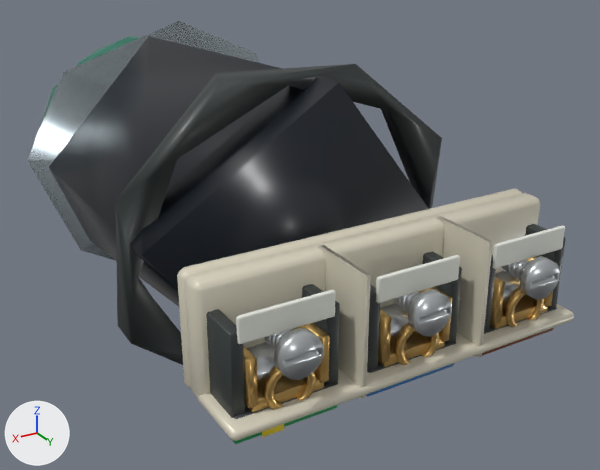
The glTF model lab/public/models/indicator_indicator.low.glb as it was, and as the next commit left it.
Before and after are seen from a camera (50 mm lens) standing at (0.393, 0.776, 0.664) and looking at (-0.052, 0.034, 0.294). The axes (+X, +Y, +Z) are drawn at lower left. The lights are the same throughout. The older version comes first. Where no turn or scale is listed for an object, it has been applied to the vertices. Vertices at exactly the same position are counted once.

The first picture shows 'Moulded terminal legend pad', 'Moulded terminal legend pad.001', 'Moulded terminal legend pad.002', 'Panel indicator retaining locknut', 'detail:terminal-clamp:N · Detail machined brass', 'detail:terminal-clamp:N · Detail zinc plated fixing', 'detail:terminal-clamp:PE · Detail machined brass', 'detail:terminal-clamp:PE · Detail moulded engineering polymer', 'detail:terminal-clamp:PE · Detail zinc plated fixing', 'node-2', 'node-3', 'part:terminals · Original 5a609f27' and 9 more.
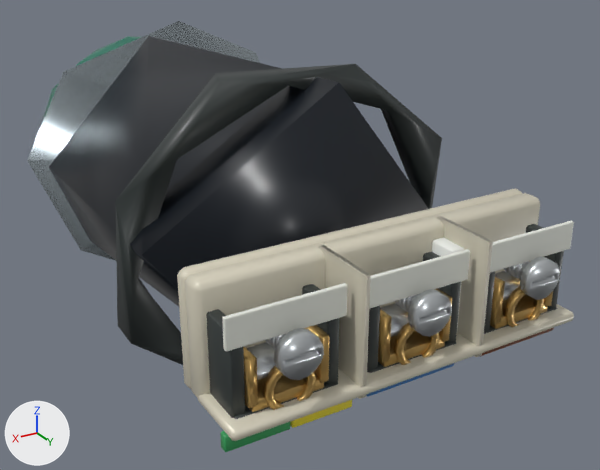
Not visible in the pictures: part 1 of me_cube_030.

What differs and where, as boxes (x1, y1, x2, y2) in the pictures (600 x 470 px; the box of a moved part takes in the faces that stretch with it):
'Moulded terminal legend pad.002', reshaped (25% wider, 23% taller): before (236, 289, 336, 344); after (222, 283, 347, 351)
'Moulded terminal legend pad.001', reshaped (20% wider, 24% taller): before (376, 255, 460, 303); after (369, 249, 470, 309)
'Moulded terminal legend pad', reshaped: before (492, 226, 565, 269); after (490, 221, 574, 273)
'Protective identification band', added (green): after (220, 422, 290, 452)
'Protective identification band.001', added (yellow): after (290, 400, 352, 428)
'Insulating alignment cheek', added: after (432, 238, 464, 329)
part 2 of me_cube_030, moved or reshaped: before (492, 228, 565, 269); after (490, 224, 573, 273)
part 3 of me_cube_030, moved or reshaped: before (492, 226, 565, 268); after (490, 221, 573, 271)
part 4 of me_cube_031, moved or reshaped: before (458, 255, 460, 275); after (467, 250, 470, 279)
part 5 of me_cube_031, moved or reshaped: before (377, 258, 459, 303); after (369, 252, 470, 309)
part 6 of me_cube_031, moved or reshaped: before (376, 255, 459, 302); after (370, 249, 470, 307)
part 7 of me_cube_032, moved or reshaped: before (332, 289, 336, 315); after (345, 283, 347, 315)
part 8 of me_cube_032, moved or reshaped: before (237, 293, 335, 344); after (225, 287, 347, 351)
part 9 of me_cube_032, moved or reshaped: before (236, 290, 335, 343); after (222, 283, 347, 350)

The change, as a list of edits to the scene's bpy script:
```text
Change me_cube_030:
    remove me_cube_030.from_pydata(...)  # 96 vertices, 188 faces; spans x -0.0414..0.0414, y -0.0022..0.0022, z -0.0112..0.0112
    add me_cube_030.from_pydata(...)  # 96 vertices, 188 faces; spans x -0.0522..0.0522, y -0.0022..0.0022, z -0.0137..0.0137
    me_cube_030 part 1: all 24 vertices in x -0.0414..-0.04, y -0.0022..0.0022, z 0.0097..0.0112 are moved by (-0.0108, 0.0, 0.0025)
    me_cube_030 part 2: all 24 vertices in x 0.04..0.0414, y -0.0022..0.0022, z -0.0112..-0.0097 are moved by (0.0108, 0.0, -0.0025)
    me_cube_030 part 3: all 24 vertices in x 0.04..0.0414, y -0.0022..0.0022, z 0.0097..0.0112 are moved by (0.0108, 0.0, 0.0025)
    other edits to the shape of me_cube_030 do not show in these pictures
Change me_cube_031:
    remove me_cube_031.from_pydata(...)  # 96 vertices, 188 faces; spans x -0.0414..0.0414, y -0.0022..0.0022, z -0.0112..0.0112
    add me_cube_031.from_pydata(...)  # 96 vertices, 188 faces; spans x -0.0522..0.0522, y -0.0022..0.0022, z -0.0137..0.0137
    me_cube_031 part 4: all 24 vertices in x -0.0414..-0.04, y -0.0022..0.0022, z 0.0097..0.0112 are moved by (-0.0108, 0.0, 0.0025)
    me_cube_031 part 5: all 24 vertices in x 0.04..0.0414, y -0.0022..0.0022, z -0.0112..-0.0097 are moved by (0.0108, 0.0, -0.0025)
    me_cube_031 part 6: all 24 vertices in x 0.04..0.0414, y -0.0022..0.0022, z 0.0097..0.0112 are moved by (0.0108, 0.0, 0.0025)
    other edits to the shape of me_cube_031 do not show in these pictures
Change me_cube_032:
    remove me_cube_032.from_pydata(...)  # 96 vertices, 188 faces; spans x -0.0414..0.0414, y -0.0022..0.0022, z -0.0112..0.0112
    add me_cube_032.from_pydata(...)  # 96 vertices, 188 faces; spans x -0.0522..0.0522, y -0.0022..0.0022, z -0.0137..0.0137
    me_cube_032 part 7: all 24 vertices in x -0.0414..-0.04, y -0.0022..0.0022, z 0.0097..0.0112 are moved by (-0.0108, 0.0, 0.0025)
    me_cube_032 part 8: all 24 vertices in x 0.04..0.0414, y -0.0022..0.0022, z -0.0112..-0.0097 are moved by (0.0108, 0.0, -0.0025)
    me_cube_032 part 9: all 24 vertices in x 0.04..0.0414, y -0.0022..0.0022, z 0.0097..0.0112 are moved by (0.0108, 0.0, 0.0025)
    other edits to the shape of me_cube_032 do not show in these pictures
Add ob_protective_identification_band_001:
    ob_protective_identification_band_001 = bpy.data.objects.new('Protective identification band.001', me_cube_031_1)  # 24 vertices, 44 faces; spans x -0.0283..0.0283, y -0.0043..0.0043, z -0.0073..0.0073; in mat_protective_marker_yellow (yellow #e6d630)
    ob_protective_identification_band_001.location = (0.093, 0.308, 0.277)
Add ob_protective_identification_band:
    ob_protective_identification_band = bpy.data.objects.new('Protective identification band', me_cube_030_1)  # 24 vertices, 44 faces; spans x -0.0283..0.0283, y -0.0043..0.0043, z -0.0073..0.0073; in mat_protective_marker_green (green #339957)
    ob_protective_identification_band.location = (0.151, 0.308, 0.277)
Add ob_insulating_alignment_cheek:
    ob_insulating_alignment_cheek = bpy.data.objects.new('Insulating alignment cheek', me_cube_032_1)  # 24 vertices, 44 faces; spans x -0.0092..0.0092, y -0.0367..0.0367, z -0.0457..0.0457; in mat_printed_ivory_identification (white #edf0eb)
    ob_insulating_alignment_cheek.location = (-0.054, 0.258, 0.33)
```
